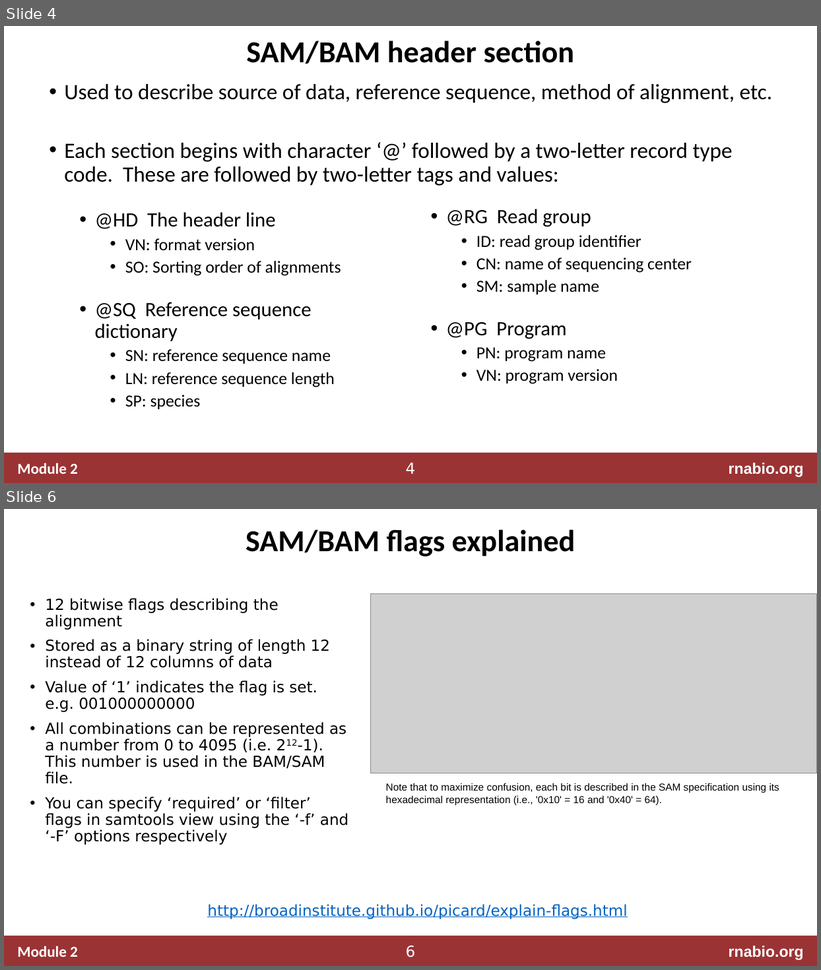
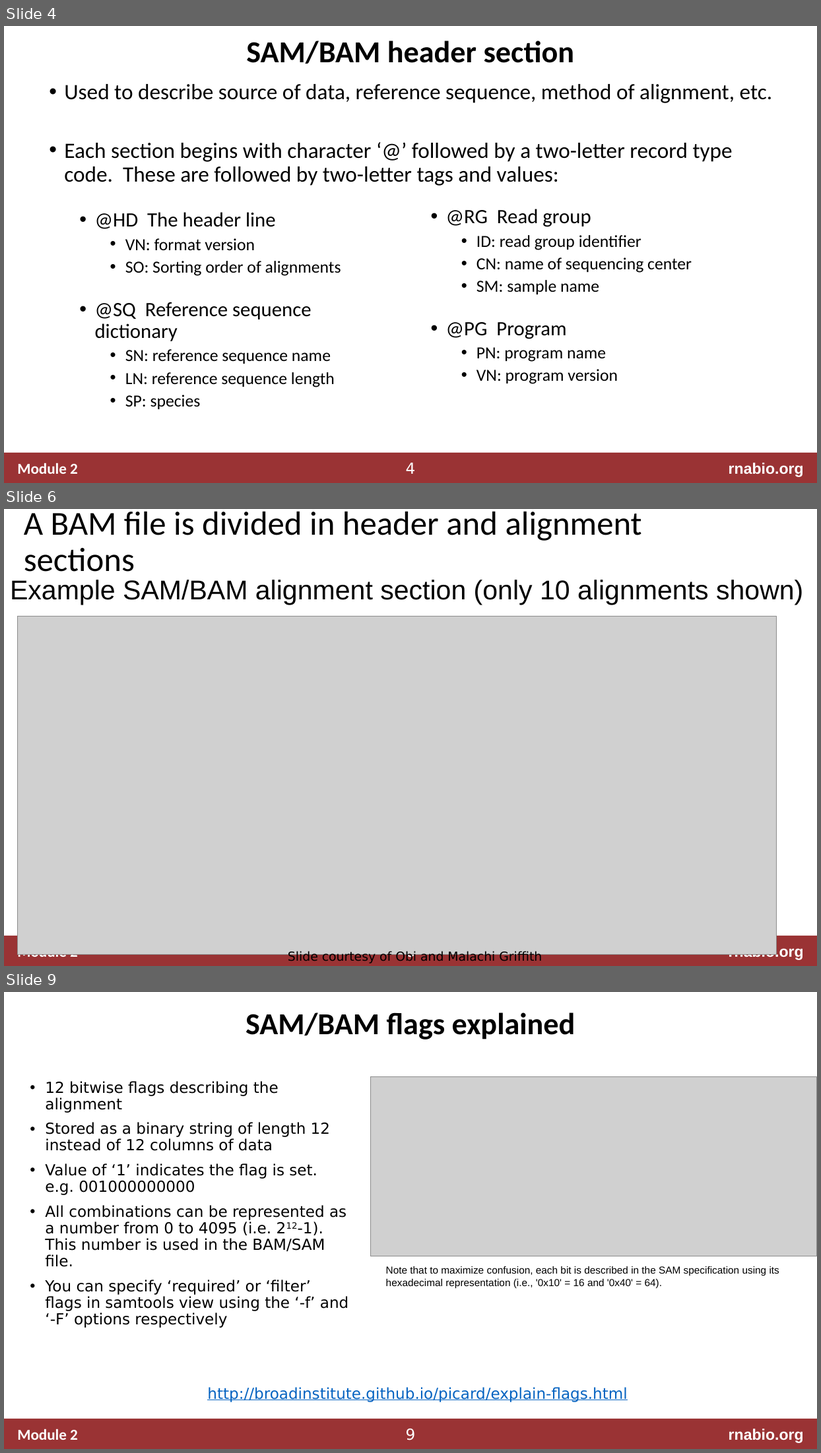
Before and after one commit to griffithlab/rnabio.org, a slide deck: assets/lectures/cshl/2020/mini/RNASeq_MiniLecture_02_03_SAM_BAM_BED.pptx. Shown one above the other, each under a label of ours: slides 4 and 6 before the commit, slides 4, 6 and 9 after it; the slides between them are not shown. The pictures are 821x970 and 821x1453 pixels, drawn with LibreOffice and Linux fonts; fonts in the diff are those of the drawing; grey boxes stand for pictures. Boxes give left, top, right and bottom in pixels: in the first picture for what was removed or moved away, otherwise in the second. Text is boxed around its words. In the diff, an @@ line names an element or a change of style, - is before the commit and + after.

```diff
--- a/assets/lectures/cshl/2020/mini/RNASeq_MiniLecture_02_03_SAM_BAM_BED.pptx
+++ b/assets/lectures/cshl/2020/mini/RNASeq_MiniLecture_02_03_SAM_BAM_BED.pptx
@@ slide 6 added at [4,509,817,966], background #FFFFFF; not listed: 4 template elements that a slide beside it also shows @@
@@ title added at [24,511,642,572], 39.6 pt, text #000000 @@
+A BAM file is divided in header and alignment sections
@@ text added at [10,580,803,605], 32 pt, text #000000 @@
+Example SAM/BAM alignment section (only 10 alignments shown)
@@ picture added at [17,617,776,955] @@
@@ text added at [288,951,416,964], 14.7 pt, text #000000 @@
+Slide courtesy of Obi and Malachi Griffith
@@ what was slide 6 is now slide 9 @@
@@ page number at [406,1429,416,1441]: text changed @@
-6
+9
```
Also in this commit, not shown: 2 slides changed, 3 other slides added, 4 other files.
